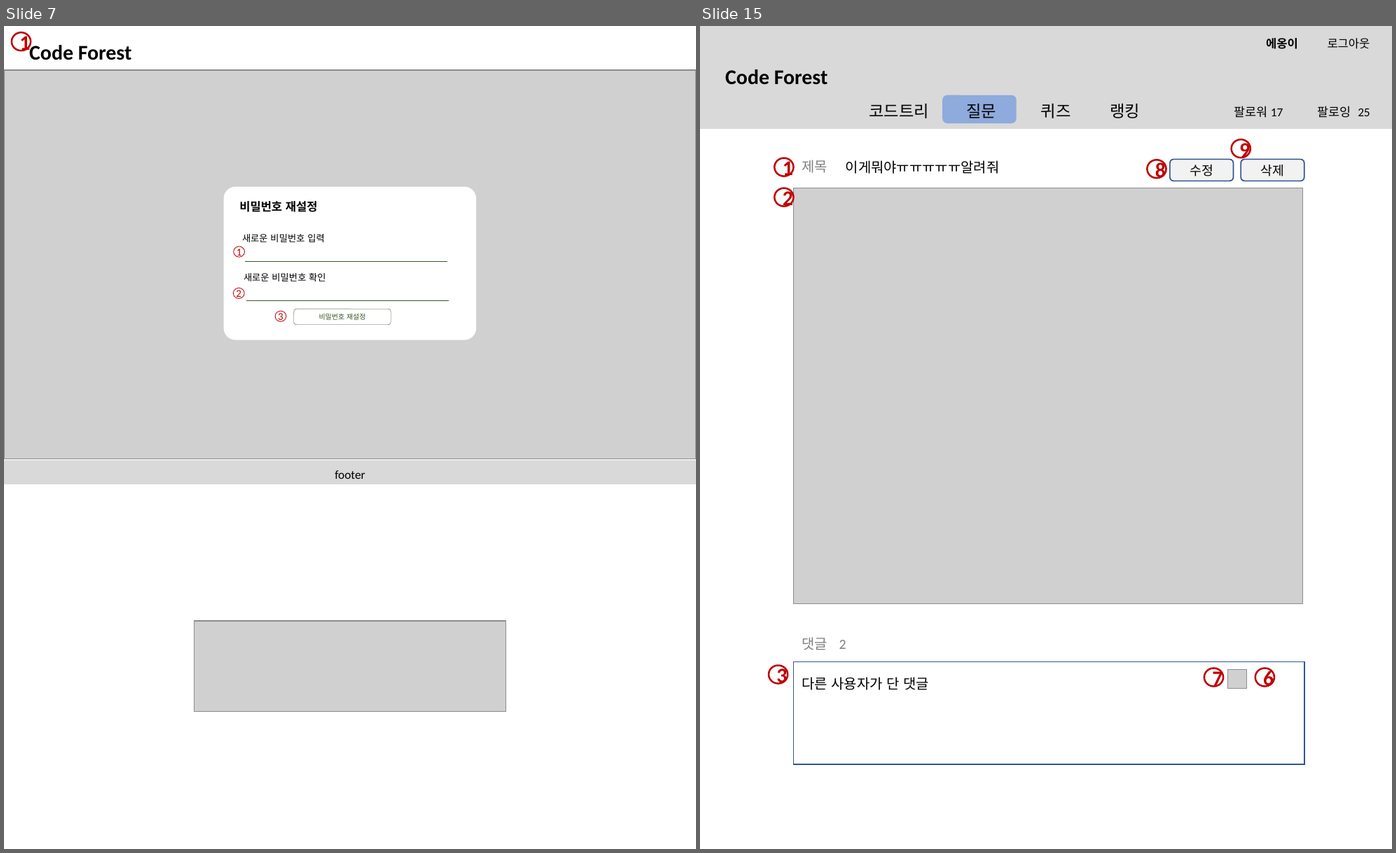
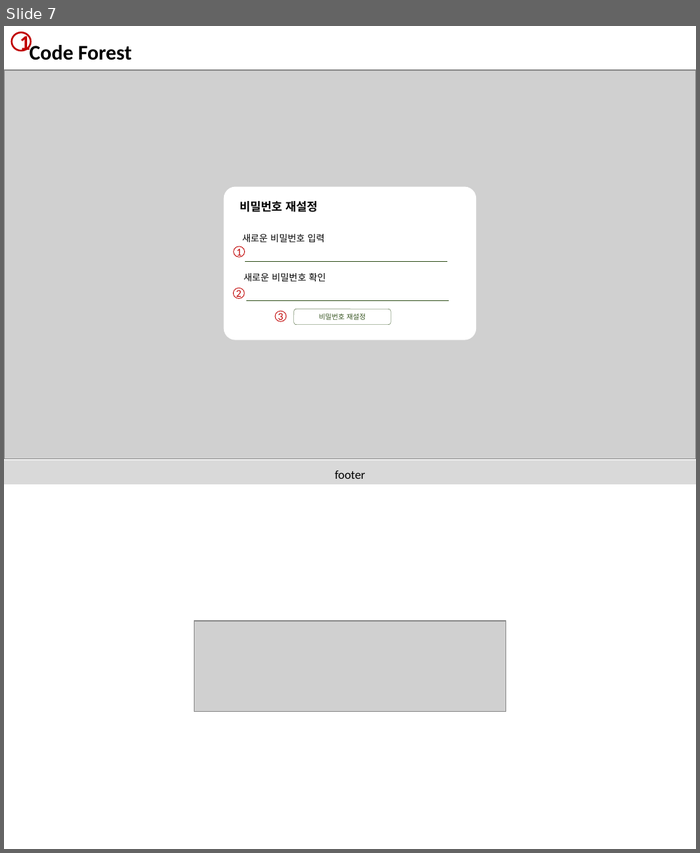
Before and after one commit to btcdd/document, a slide deck: 스토리보드.pptx. Shown side by side, each under a label of ours: slides 7 and 15 before the commit, slide 7 after it; the slides between them are not shown. The pictures are 1396x853 and 700x853 pixels, drawn with LibreOffice and Linux fonts; fonts in the diff are those of the drawing; grey boxes stand for pictures; background and template pictures are left out. Boxes give left, top, right and bottom in pixels: in the first picture for what was removed or moved away, otherwise in the second. Text is boxed around its words. In the diff, an @@ line names an element or a change of style, - is before the commit and + after.

Commit message:
수정 스토리보드

```diff
--- a/스토리보드.pptx
+++ b/스토리보드.pptx
@@ slide 15 removed at [700,26,1392,849], background #FFFFFF @@
@@ rectangle removed at [700,26,1392,129] @@
@@ text removed at [1266,38,1370,49] @@
-에옹이 로그아웃
@@ text removed at [725,69,828,85] @@
-Code Forest
@@ text removed at [869,103,1140,118] @@
-코드트리 질문 퀴즈 랭킹
@@ rounded rectangle removed at [942,95,1016,124] @@
@@ text removed at [1233,106,1370,118] @@
-팔로워 17 팔로잉 25
@@ ellipse removed at [1231,139,1250,158] @@
-9
@@ ellipse removed at [774,158,794,176] @@
-1
@@ text removed at [802,160,827,173] @@
-제목
@@ text removed at [846,160,1000,174] @@
-이게뭐야ㅠㅠㅠㅠㅠ알려줘
@@ ellipse removed at [1147,160,1165,178] @@
-8
@@ rounded rectangle removed at [1169,159,1233,181] @@
-수정
@@ rounded rectangle removed at [1240,159,1304,181] @@
-삭제
@@ ellipse removed at [774,188,794,207] @@
-2
@@ rectangle removed at [794,188,1302,604] @@
@@ picture removed at [794,188,1302,604] @@
@@ text removed at [802,637,846,650] @@
-댓글 2
@@ ellipse removed at [769,666,788,684] @@
-3
@@ rectangle removed at [794,662,1304,764] @@
@@ ellipse removed at [1203,669,1223,687] @@
-7
@@ picture removed at [1227,669,1246,688] @@
@@ ellipse removed at [1254,669,1274,687] @@
-6
@@ text removed at [802,677,929,690] @@
-다른 사용자가 단 댓글
```
Also in this commit, not shown: 13 slides changed, 6 slides added, 21 other slides removed.
